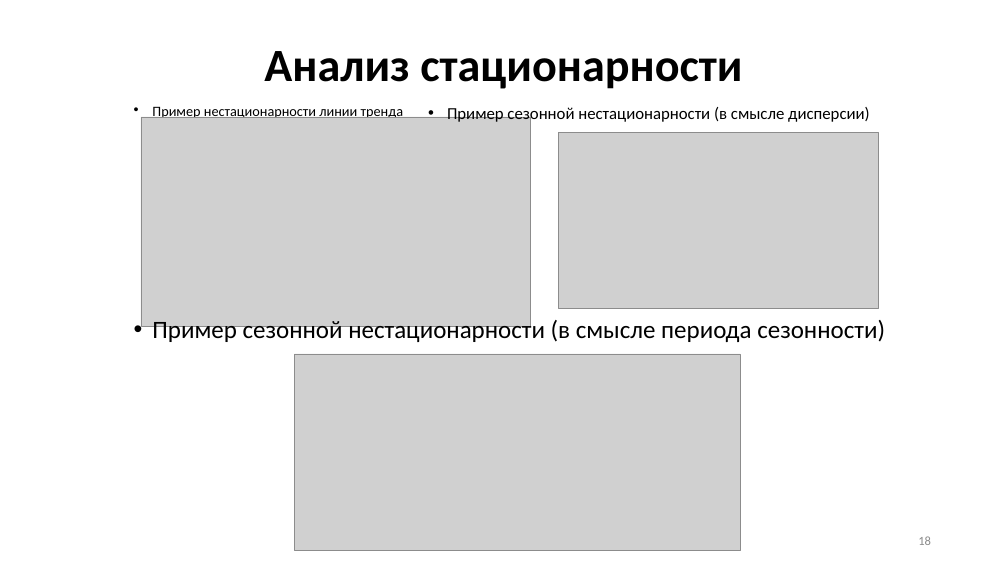
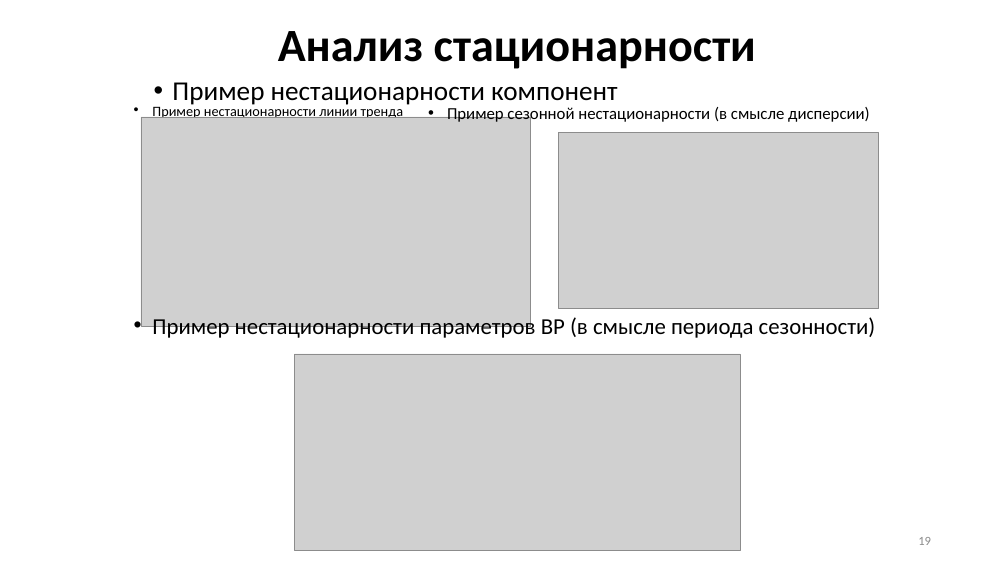
Before and after one commit to MVRonkin/TimeSeriesCourse, a slide deck: slide 19 of 2026/LEC/02-1 Статистические свойства ВР .pptx (slide 18 before the commit). Drawn at 1008x567 pixels with LibreOffice and Linux fonts; fonts in the diff are those of the drawing; grey boxes stand for pictures. Boxes give left, top, right and bottom in pixels: in the first picture for what was removed or moved away, otherwise in the second. Text is boxed around its words. In the diff, an @@ line names an element or a change of style, - is before the commit and + after.

```diff
--- a/2026/LEC/02-1 Статистические свойства ВР .pptx
+++ b/2026/LEC/02-1 Статистические свойства ВР .pptx
@@ title "Анализ стационарности": place and size @@
-title "Анализ стационарности" at (264, 51, 742, 89)
+title "Анализ стационарности" at (278, 31, 756, 69)
@@ text added at (172, 82, 618, 105), 25.9 pt, text #000000 @@
+• Пример нестационарности компонент
@@ text at (152, 315, 876, 341): text changed; size 23.8 to 21.7 pt @@
-• Пример сезонной нестационарности (в смысле периода сезонности)
+• Пример нестационарности параметров ВР (в смысле периода сезонности)
```
Also in this commit, not shown: 6 other slides changed, 2 slides added.
